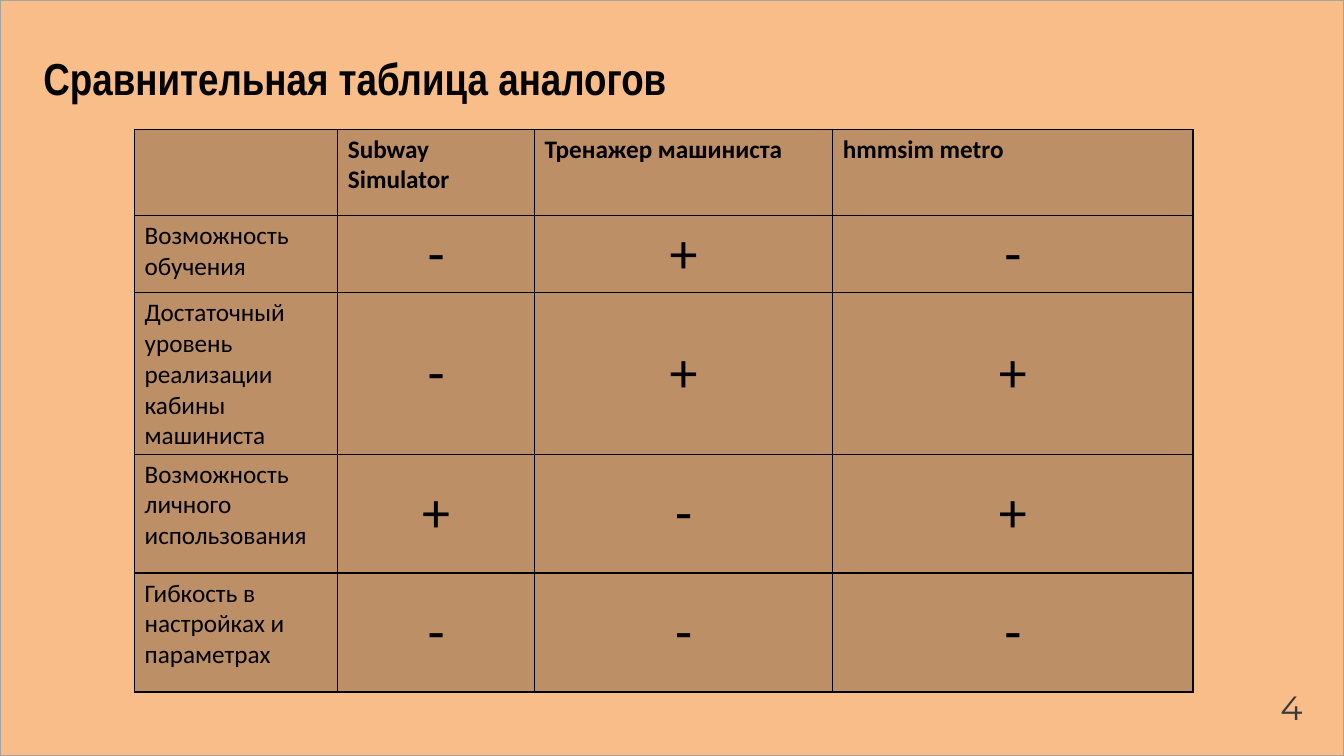
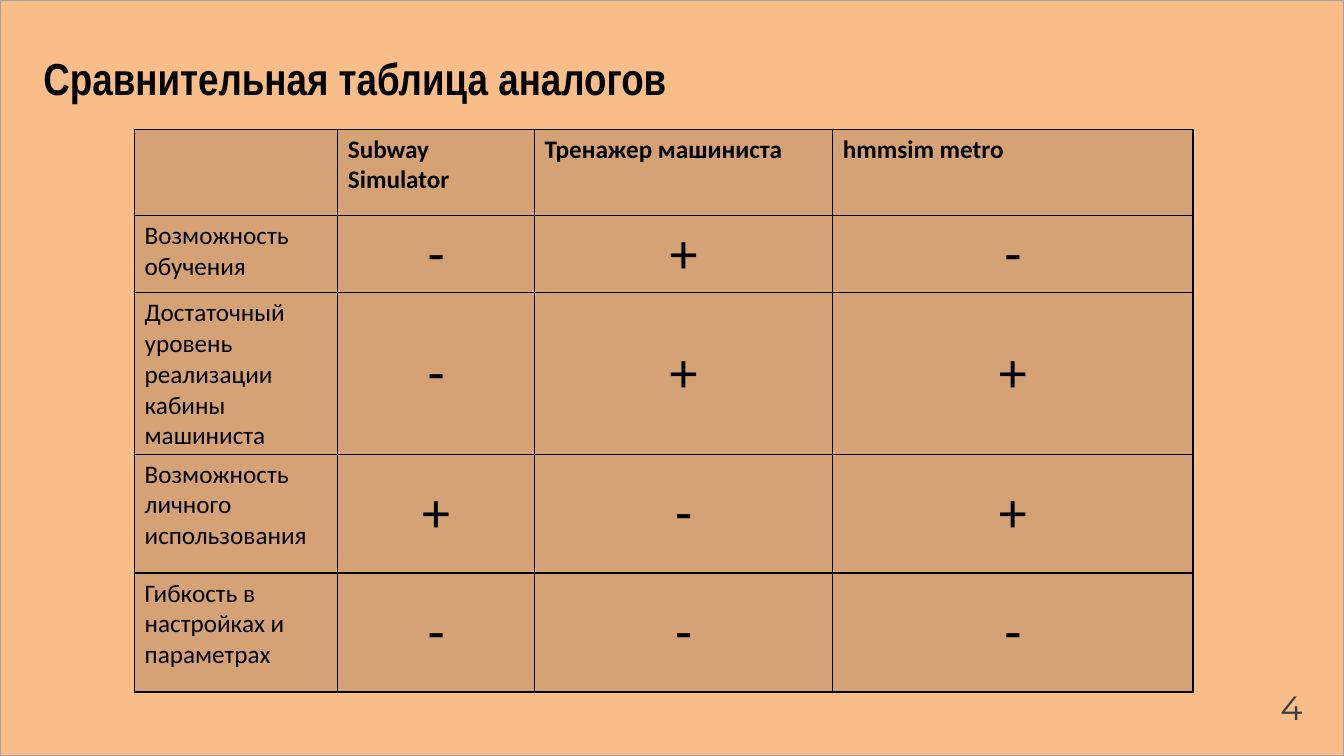
Before and after one commit to Artemor31/Files, a slide deck: slide 4 of Готовые части/NormPreza.pptx. Drawn at 1344x756 pixels with LibreOffice and Linux fonts; fonts in the diff are those of the drawing. Boxes give left, top, right and bottom in pixels: in the first picture for what was removed or moved away, otherwise in the second. Text is boxed around its words. In the diff, an @@ line names an element or a change of style, - is before the commit and + after.

```diff
--- a/Готовые части/NormPreza.pptx
+++ b/Готовые части/NormPreza.pptx
@@ table at [135, 129, 1194, 692] @@
@@ fill #000000 at 24% opacity to #000000 at 14% opacity in 20 cells @@
```
Also in this commit, not shown: 1 other slide changed, 1 slide added, 1 slide removed, 2 other files.
